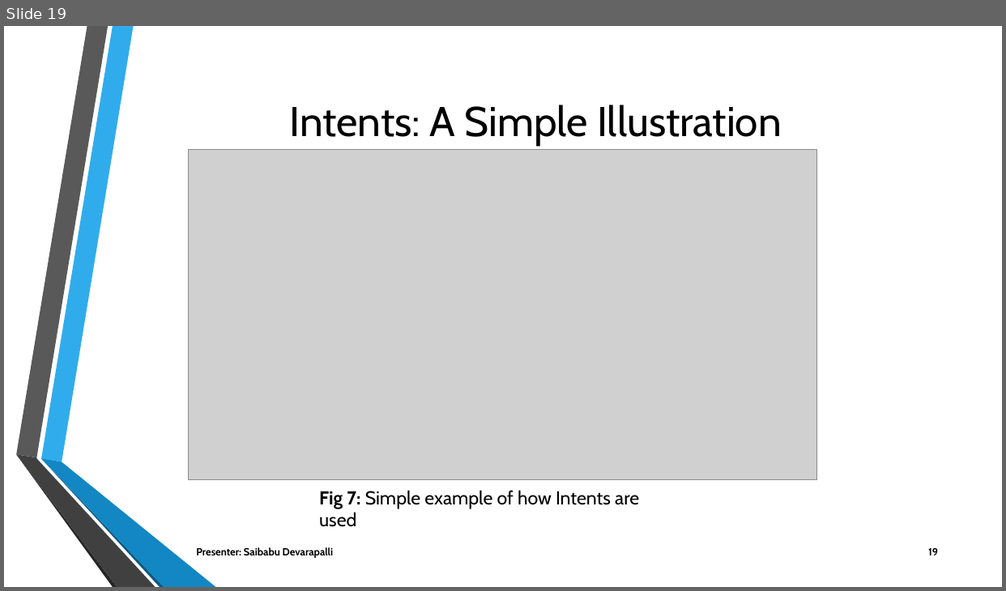
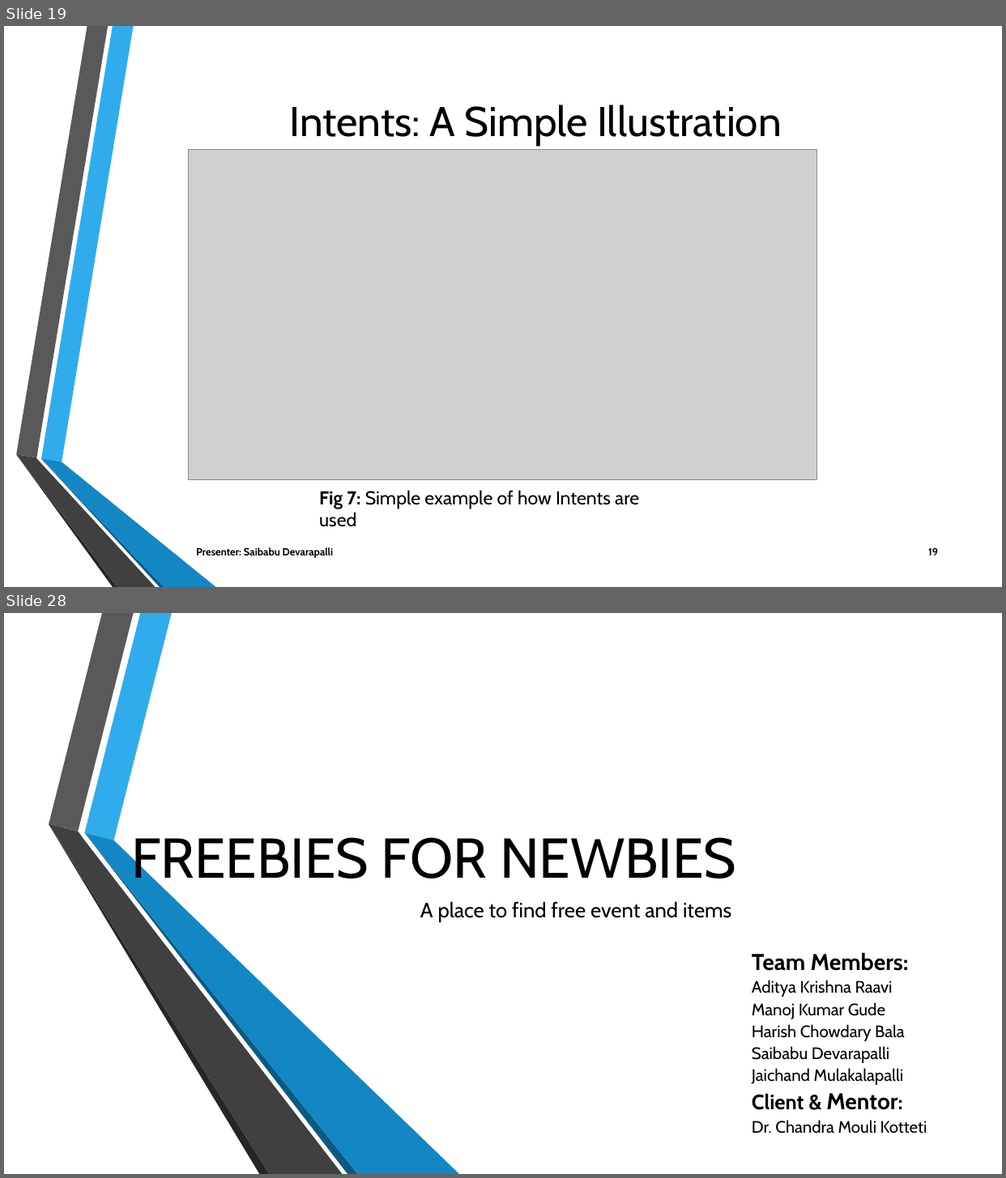
Before and after one commit to Sec03Team05Fall22GDP1/FreebiesforNewbies, a slide deck: Project_Files/Sprint10/FREEBIES FOR NEWBIES Workshop2.pptx. Shown one above the other, each under a label of ours: slide 19 before the commit, slides 19 and 28 after it; the slides between them are not shown. The pictures are 1006x591 and 1006x1178 pixels, drawn with LibreOffice and Linux fonts; fonts in the diff are those of the drawing; grey boxes stand for pictures; background and template pictures are left out. Boxes give left, top, right and bottom in pixels: in the first picture for what was removed or moved away, otherwise in the second. Text is boxed around its words. In the diff, an @@ line names an element or a change of style, - is before the commit and + after.

Commit message:
Updated Workshop2 Slides covering the assigned topics for Jaichand M

```diff
--- a/Project_Files/Sprint10/FREEBIES FOR NEWBIES Workshop2.pptx
+++ b/Project_Files/Sprint10/FREEBIES FOR NEWBIES Workshop2.pptx
@@ slide 28 added at (4,613,1002,1174), background picture (left out) @@
@@ group added at (49,613,460,1174): 6 freeform shapes @@
@@ title added at (131,837,736,891), 54 pt, text #000000 @@
+FREEBIES FOR NEWBIES
@@ subtitle added at (420,901,731,922), 20 pt, text #000000 @@
+A place to find free event and items
@@ text added at (752,952,927,1134), 16 pt, text #000000 @@
+Team Members:
+Aditya Krishna Raavi
+Manoj Kumar Gude
+Harish Chowdary Bala
+Saibabu Devarapalli
+Jaichand Mulakalapalli
+Client & Mentor:
+Dr. Chandra Mouli Kotteti
```
Also in this commit, not shown: 8 other slides added.
